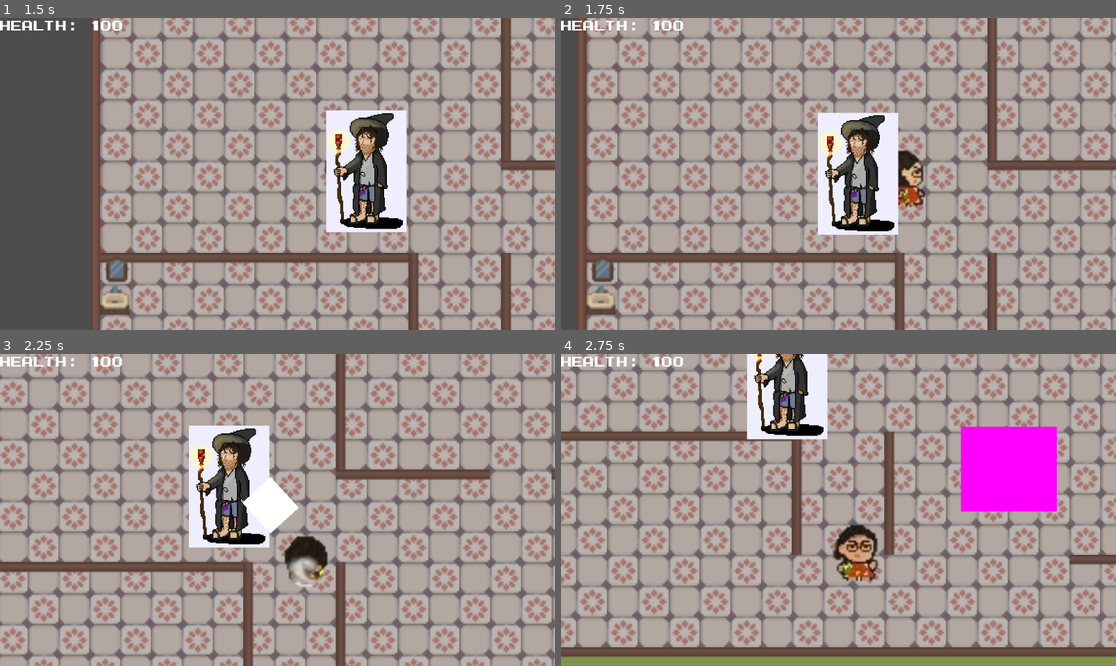
Above: before the commit, frames 1-4 (two rows, left to right).
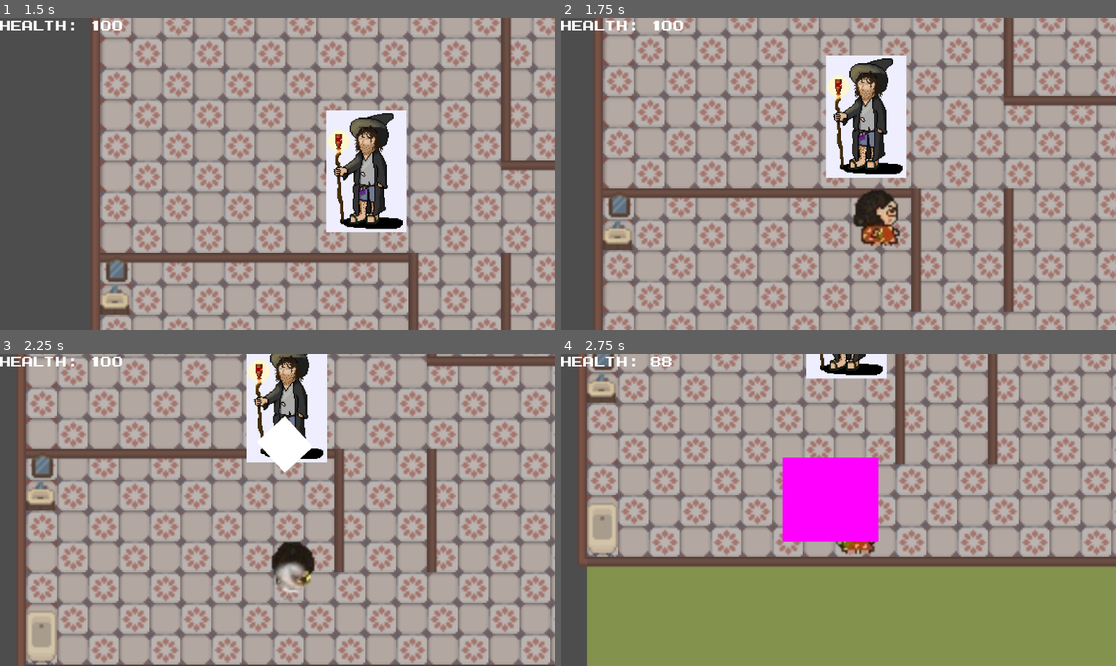
Above: after the commit, the same moments.

Repository: xntle/MOMFURY
Game: Godot game, scene res://scene/main_menu.tscn
Same seed, same stepped clock (60 frames per second), same inputs: the game is played once before the commit and once after it.
Inputs:
- Up to frame 1 (1.5 s): click "Start" at 0.5 s; hold D (move_right) from 1.28 s (still down); tap Space (roll) at 1.35 s
- Up to frame 2 (1.75 s): keep holding D (move_right)
- Up to frame 3 (2.25 s): release D (move_right) at 2.03 s; hold S (move_down) from 2.03 s (still down); tap Space (roll) at 2.1 s
- Up to frame 4 (2.75 s): keep holding S (move_down)

Frame 1 is identical in both runs. In frame 2, 54% of the frame differs, in the area x 3-100%, y 0-100%; in frame 3, 56%; in frame 4, 72%, in the area x 0-100%, y 0-100%.

Commit message:
collision rework
Ok so here are the collision layers

1 - Player
2 - Enemy
3 - Walls
4 - Player projectile(not used rn)
5 - Enemy projectile
8 - Intangible(the player while rolling)

So every enemy has a mask of 1 and 3(can detect walls and the player), every enemy projectile has 1 and sometimes 3 if it wants to detect walls, the player has 2 and 3. And walls should have everything

Since the bossdaddy and the player can actually collide with each other now we need to add special collision logic or else the boss just pushes around the player via move_and_slide(). I will do that later

Cool feature that the new layer system allows: now the beer bottle explodes when it hits a wall, not just when it hits the player. Small logic change to allow that

Diff:
--- a/scene/A-.tscn
+++ b/scene/A-.tscn
@@ -1,12 +1,14 @@
-[gd_scene load_steps=4 format=3 uid="uid://8j2jb0aw2yif"]
+[gd_scene load_steps=4 format=3 uid="uid://dsm7571yb3duy"]
 
-[ext_resource type="Script" uid="uid://4emgnu7jqpt8" path="res://scripts/Aminus.gd" id="1_48ekt"]
+[ext_resource type="Script" path="res://scripts/Aminus.gd" id="1_48ekt"]
 [ext_resource type="Texture2D" uid="uid://ddac2xd0rjskg" path="res://characters/A.png" id="1_nmuar"]
 
 [sub_resource type="RectangleShape2D" id="RectangleShape2D_48ekt"]
 size = Vector2(51, 63)
 
 [node name="A-" type="CharacterBody2D"]
+collision_layer = 2
+collision_mask = 5
 script = ExtResource("1_48ekt")
 
 [node name="CollisionShape2D" type="CollisionShape2D" parent="."]
--- a/scene/BeerBottle.tscn
+++ b/scene/BeerBottle.tscn
@@ -8,6 +8,8 @@
 [sub_resource type="CircleShape2D" id="CircleShape2D_mo4lk"]
 
 [node name="Projectile" type="Area2D"]
+collision_layer = 16
+collision_mask = 5
 script = ExtResource("1_mo4lk")
 poison_floor_scene = ExtResource("2_fkyfo")
 
--- a/scene/BeerPoison.tscn
+++ b/scene/BeerPoison.tscn
@@ -8,6 +8,7 @@
 
 [node name="BeerPoison" type="Area2D"]
 scale = Vector2(1, 0.9940951)
+collision_layer = 16
 script = ExtResource("1_g70a0")
 
 [node name="Sprite2D" type="Sprite2D" parent="."]
--- a/scene/BossDaddy.tscn
+++ b/scene/BossDaddy.tscn
@@ -41,6 +41,8 @@
 }]
 
 [node name="CharacterBody2D" type="CharacterBody2D"]
+collision_layer = 2
+collision_mask = 5
 script = ExtResource("1_u22dk")
 
 [node name="CollisionShape2D" type="CollisionShape2D" parent="."]
--- a/scene/Cockroach.tscn
+++ b/scene/Cockroach.tscn
@@ -44,7 +44,8 @@
 size = Vector2(12, 20)
 
 [node name="Cockroach" type="CharacterBody2D"]
-collision_mask = 7
+collision_layer = 2
+collision_mask = 5
 script = ExtResource("1_rlyor")
 
 [node name="CollisionShape2D" type="CollisionShape2D" parent="."]
--- a/scene/House.tscn
+++ b/scene/House.tscn
@@ -1941,6 +1941,7 @@
 
 [node name="Wall" type="StaticBody2D" parent="."]
 collision_layer = 4
+collision_mask = 255
 
 [node name="CollisionShape2D4" type="CollisionShape2D" parent="Wall"]
 position = Vector2(127, 167)
--- a/scene/Player.tscn
+++ b/scene/Player.tscn
@@ -39,6 +39,57 @@
 "values": [18, 18, 19, 20]
 }
 
+[sub_resource type="Animation" id="Animation_r6ll3"]
+resource_name = "move_diag_left_down"
+length = 0.4
+loop_mode = 1
+tracks/0/type = "value"
+tracks/0/imported = false
+tracks/0/enabled = true
+tracks/0/path = NodePath("Img0105:frame")
+tracks/0/interp = 1
+tracks/0/loop_wrap = true
+tracks/0/keys = {
+"times": PackedFloat32Array(0, 0.13333334, 0.26666668),
+"transitions": PackedFloat32Array(1, 1, 1),
+"update": 1,
+"values": [23, 22, 21]
+}
+
+[sub_resource type="Animation" id="Animation_kqvfm"]
+resource_name = "move_dig_left"
+length = 0.4
+loop_mode = 1
+tracks/0/type = "value"
+tracks/0/imported = false
+tracks/0/enabled = true
+tracks/0/path = NodePath("Img0105:frame")
+tracks/0/interp = 1
+tracks/0/loop_wrap = true
+tracks/0/keys = {
+"times": PackedFloat32Array(0, 0.13333334, 0.26666668),
+"transitions": PackedFloat32Array(1, 1, 1),
+"update": 1,
+"values": [2, 1, 0]
+}
+
+[sub_resource type="Animation" id="Animation_62i1b"]
+resource_name = "move_diag_right"
+length = 0.4
+loop_mode = 1
+tracks/0/type = "value"
+tracks/0/imported = false
+tracks/0/enabled = true
+tracks/0/path = NodePath("Img0105:frame")
+tracks/0/interp = 1
+tracks/0/loop_wrap = true
+tracks/0/keys = {
+"times": PackedFloat32Array(0, 0.13333334, 0.26666668),
+"transitions": PackedFloat32Array(1, 1, 1),
+"update": 1,
+"values": [3, 4, 5]
+}
+
 [sub_resource type="Animation" id="Animation_dc1pm"]
 resource_name = "move_left"
 length = 0.4
@@ -105,57 +156,6 @@
 "transitions": PackedFloat32Array(1, 1, 1),
 "update": 1,
 "values": [15, 16, 17]
-}
-
-[sub_resource type="Animation" id="Animation_kqvfm"]
-resource_name = "move_dig_left"
-length = 0.4
-loop_mode = 1
-tracks/0/type = "value"
-tracks/0/imported = false
-tracks/0/enabled = true
-tracks/0/path = NodePath("Img0105:frame")
-tracks/0/interp = 1
-tracks/0/loop_wrap = true
-tracks/0/keys = {
-"times": PackedFloat32Array(0, 0.13333334, 0.26666668),
-"transitions": PackedFloat32Array(1, 1, 1),
-"update": 1,
-"values": [2, 1, 0]
-}
-
-[sub_resource type="Animation" id="Animation_62i1b"]
-resource_name = "move_diag_right"
-length = 0.4
-loop_mode = 1
-tracks/0/type = "value"
-tracks/0/imported = false
-tracks/0/enabled = true
-tracks/0/path = NodePath("Img0105:frame")
-tracks/0/interp = 1
-tracks/0/loop_wrap = true
-tracks/0/keys = {
-"times": PackedFloat32Array(0, 0.13333334, 0.26666668),
-"transitions": PackedFloat32Array(1, 1, 1),
-"update": 1,
-"values": [3, 4, 5]
-}
-
-[sub_resource type="Animation" id="Animation_r6ll3"]
-resource_name = "move_diag_left_down"
-length = 0.4
-loop_mode = 1
-tracks/0/type = "value"
-tracks/0/imported = false
-tracks/0/enabled = true
-tracks/0/path = NodePath("Img0105:frame")
-tracks/0/interp = 1
-tracks/0/loop_wrap = true
-tracks/0/keys = {
-"times": PackedFloat32Array(0, 0.13333334, 0.26666668),
-"transitions": PackedFloat32Array(1, 1, 1),
-"update": 1,
-"values": [23, 22, 21]
 }
 
 [sub_resource type="AnimationLibrary" id="AnimationLibrary_waelg"]
--- a/scene/Poop.tscn
+++ b/scene/Poop.tscn
@@ -1,12 +1,14 @@
-[gd_scene load_steps=4 format=3 uid="uid://1582bhu2oips"]
+[gd_scene load_steps=4 format=3 uid="uid://ixi501xwduk4"]
 
-[ext_resource type="Script" uid="uid://d1urbn8e0rtq7" path="res://scripts/poop.gd" id="1_dis0t"]
+[ext_resource type="Script" path="res://scripts/poop.gd" id="1_dis0t"]
 [ext_resource type="Texture2D" uid="uid://dscd4y8ji3g6u" path="res://characters/pixel-art-cartoon-poop-character-png.png" id="2_qvxsp"]
 
 [sub_resource type="CircleShape2D" id="CircleShape2D_m4ljs"]
 radius = 60.869568
 
 [node name="Poop" type="CharacterBody2D"]
+collision_layer = 2
+collision_mask = 5
 script = ExtResource("1_dis0t")
 
 [node name="CollisionShape2D" type="CollisionShape2D" parent="."]
--- a/scripts/beer_bottle.gd
+++ b/scripts/beer_bottle.gd
@@ -41,7 +41,8 @@
 
 
 func _on_body_entered(body: Node2D) -> void:
+
+	call_deferred("_spawn_poison_floor")
+	call_deferred("queue_free")
 	if body is PlayerController:
-		call_deferred("_spawn_poison_floor")
-		queue_free()
 		body.take_damage(10)
--- a/scripts/player.gd
+++ b/scripts/player.gd
@@ -16,14 +16,12 @@
 
 signal health_changed(new_health:int)
 
-@export var roll_mask = 4
-var normal_mask = 6
+
 
 var last_move_dir: Vector2 = Vector2.DOWN
 @onready var anim: AnimationPlayer = $AnimationPlayer
 
 func _ready():
-	normal_mask = collision_mask
 	#$AnimationPlayer.play("idle_down")
 	anim.play("idle_down")
 
@@ -42,7 +40,8 @@
 		if roll_timer <= 0:
 			is_rolling = false
 			cooldown_timer = roll_cooldown
-			collision_mask = normal_mask
+			set_collision_mask_value(2, true)
+			collision_layer = 1
 			return
 
 		return
@@ -89,7 +88,8 @@
 		is_rolling = true
 		roll_timer = roll_time
 		roll_dir = roll_input_dir.normalized()
-		collision_mask = roll_mask
+		set_collision_mask_value(2, false)
+		collision_layer = 8
 		anim.play("roll")
 		return
 
Not shown: 1 places in scene/Game.tscn that only renumber resources
